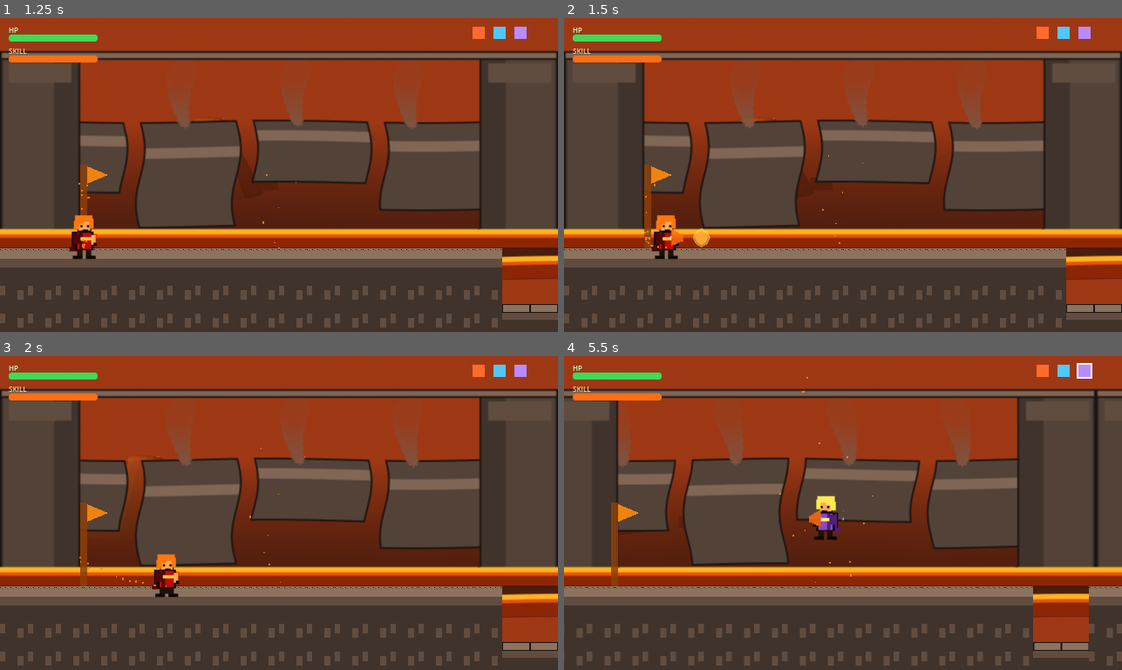
Above: before the commit, frames 1-4 (two rows, left to right).
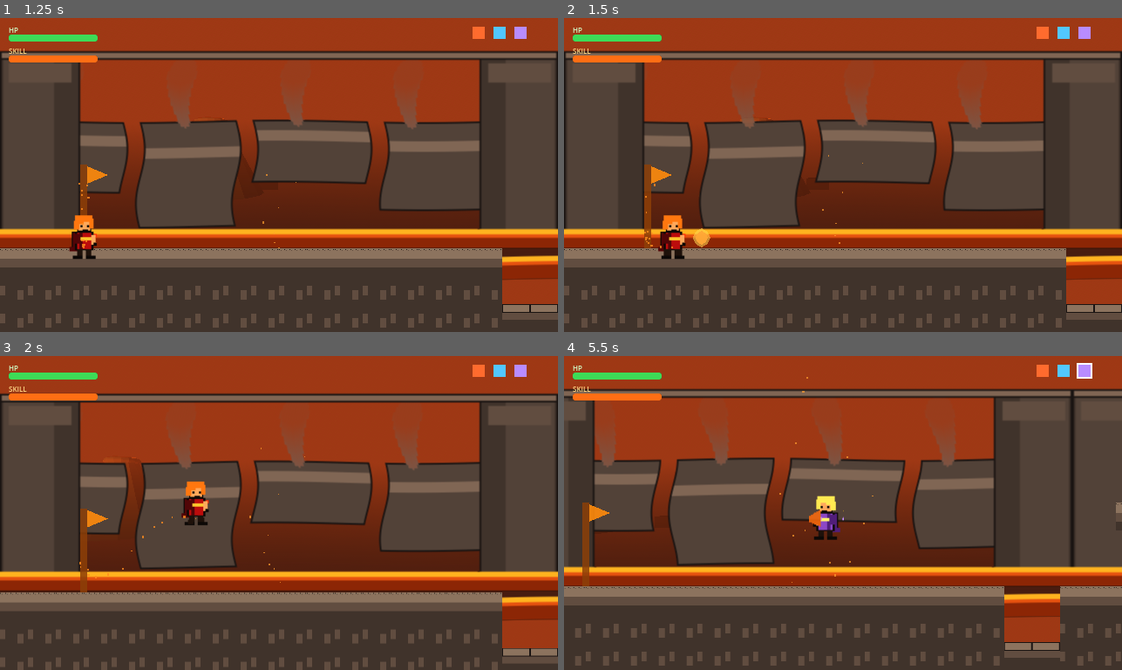
Above: after the commit, the same moments.

Repository: yogeshprasad098/echoes-of-teyvat
Game: Godot game, scene res://scenes/main.tscn
Two runs of this game, one before a commit and one after it. Both use one fixed random seed, a clock stepped at 60 frames per second and the inputs below.
Inputs:
- Up to frame 1 (1.25 s): click "Start Game" at 0.5 s
- Up to frame 2 (1.5 s): tap Enter (ui_accept) at 1.25 s; hold D (move_right) from 1.28 s (still down); tap Z (attack) at 1.35 s
- Up to frame 3 (2 s): keep holding D (move_right); tap Space (jump) at 1.52 s
- Up to frame 4 (5.5 s): tap Z (attack) at 2.1, 3.05, 3.8, 4.55, 5.3 s; tap Space (jump) at 2.27, 3.77, 4.52, 5.27 s; release D (move_right) at 2.78 s; hold A (move_left) 2.78-3.53 s; tap Shift (dodge) at 2.85 s; hold D (move_right) 3.53-5.03 s; tap 1 (switch_1) at 3.6 s; hold 2 (switch_2) 4.28-5.03 s; hold A (move_left) from 5.03 s (still down); tap 3 (switch_3) at 5.1 s

Frame 1 is identical in both runs. In frame 2, 0.6% of the frame differs, in the area x 15-44%, y 31-77%; in frame 3, 22%, in the area x 0-100%, y 10-100%; in frame 4, 14%.

Commit message:
fix(combat): replace sword-swing frames with cast scale-pulse for ranged orbs

Diff:
--- a/scripts/characters/kira.gd
+++ b/scripts/characters/kira.gd
@@ -116,15 +116,22 @@
 # === Combat ===
 
 func _start_attack() -> void:
-	# Ranged fire-orb attack — same shape as Marina's water-orb but pyro.
+	# Ranged fire-orb attack — keep character on idle/run, just punch out the orb.
 	if not combo_timer.is_stopped():
 		return  # respect attack cooldown
-	_change_state(State.ATTACK)
 	_combo_step = 0
-	sprite.play("attack_1")
-	sprite.speed_scale = 1.4
+	_cast_pulse()
 	_fire_fire_orb()
 	combo_timer.start(ATTACK_COOLDOWN_SEC)
+
+# Tiny scale punch on the sprite as a "cast tell" — no sword swing.
+func _cast_pulse() -> void:
+	if sprite == null:
+		return
+	var base: Vector2 = Vector2(1.25, 1.25)
+	sprite.scale = Vector2(1.45, 1.1)
+	var tween: Tween = create_tween()
+	tween.tween_property(sprite, "scale", base, 0.12).set_trans(Tween.TRANS_QUAD).set_ease(Tween.EASE_OUT)
 
 func _check_next_combo() -> void:
 	# Hold-to-fire is not in scope; presses re-enter via _handle_input → _start_attack.
--- a/scripts/characters/marina.gd
+++ b/scripts/characters/marina.gd
@@ -52,12 +52,21 @@
 
 func _fire_water_orb() -> void:
 	_attack_cd = ATTACK_COOLDOWN_SEC
-	_play_anim(&"attack_1")
+	_cast_pulse()
 	var orb: WaterOrb = WATER_ORB_SCENE.instantiate() as WaterOrb
 	orb.global_position = global_position + Vector2(facing_direction * 18.0, -4.0)
 	orb.set_direction(facing_direction)
 	# Add to area sibling of enemies — get_parent() is Party, get_parent().get_parent() is the area.
 	get_parent().get_parent().add_child(orb)
+
+# Scale punch as a cast tell — avoids using the sword-swing attack frames.
+func _cast_pulse() -> void:
+	if sprite == null:
+		return
+	var base: Vector2 = Vector2(1.25, 1.25)
+	sprite.scale = Vector2(1.45, 1.1)
+	var tween: Tween = create_tween()
+	tween.tween_property(sprite, "scale", base, 0.12).set_trans(Tween.TRANS_QUAD).set_ease(Tween.EASE_OUT)
 
 func _cast_water_burst() -> void:
 	skill_timer.start(SKILL_COOLDOWN_SEC)
